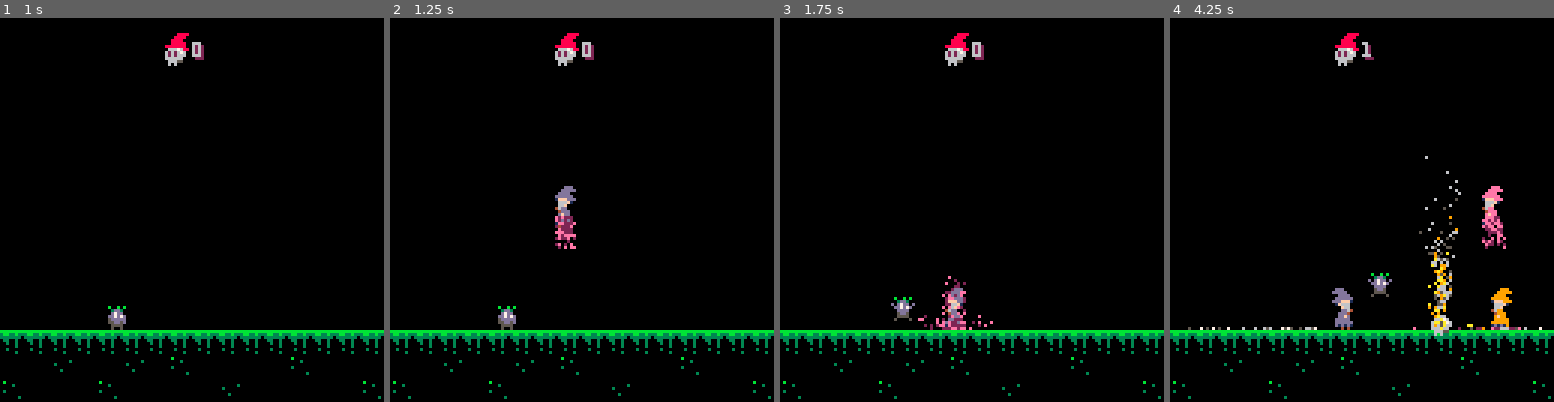
Above: before the commit, frames 1-4 (left to right).
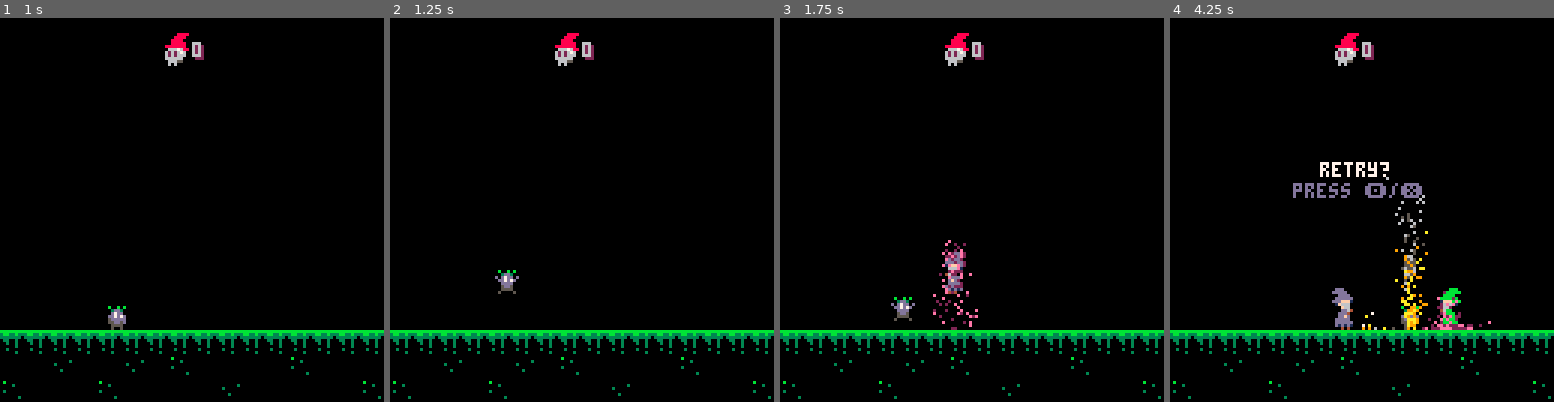
Above: after the commit, the same moments.

Repository: CalebHicks1/pico-8
Game: PICO-8 cartridge wizard.p8
Two runs of this game, one before a commit and one after it. Both use one fixed random seed, a clock stepped at 60 frames per second and the inputs below.
Inputs:
- Up to frame 1 (1 s): tap X (X key) at 0.33 s; tap O (Z key) at 0.7 s
- Up to frame 2 (1.25 s): tap X (X key) at 1.07 s
- Up to frame 3 (1.75 s): hold Right from 1.6 s (still down); tap O (Z key) at 1.7 s
- Up to frame 4 (4.25 s): tap X (X key) at 1.85, 2.97, 4.08 s; release Right at 2.1 s; tap O (Z key) every 0.4 s from 2.1 to 4.1 s; hold Right 2.47-3.03 s; hold Left 3.08-3.58 s; hold Down 3.63-3.97 s; hold Right from 4.02 s (still down)

Frame 1 is identical in both runs. In frame 2, 1.0% of the frame differs, in the area x 27-49%, y 43-82%; in frame 3, 1.2%; in frame 4, 4.7%, in the area x 4-97%, y 6-83%.

Commit message:
automatically spawn wizards

Diff:
--- a/wizard.p8
+++ b/wizard.p8
@@ -20,7 +20,7 @@
 	add(wizards, player)
 	score = 0
     state = "play"
-    timers = {}
+    spawn_timer=nil
 end
 
 function wizard(_x,_y,_player)
@@ -131,12 +131,24 @@
 		update_particle(particle)
 	end --end for
 	-- new wizard
-	if btnp(5) then
+    spawn_wizard()
+end
+
+function spawn_wizard()
+    if spawn_timer == nil then
+        spawn_timer=30
+    end
+    if spawn_timer == 0 then
+        -- add wizard
 		xpos = 5+rnd(118)
 		new_wiz = wizard(xpos,50,false)
 		add(wizards,new_wiz)
 		spawn_particles(100,"teleport",xpos+4,58)
-	end -- end if
+        -- restart timer
+        spawn_timer=60
+    else
+        spawn_timer-=1
+    end
 end
 
 function wizard_death(w)
@@ -210,7 +222,7 @@
 	if p.player and not p.just_died then
 		if (btn(0)) p.dx -= accel
 		if (btn(1)) p.dx += accel
-		if (btn(4)) and p.on_ground p.dy = -4
+		if (btn(4) or btn(5)) and p.on_ground p.dy = -4
 			-- cast fireball
 	else
 		enemy_wizard(p)
